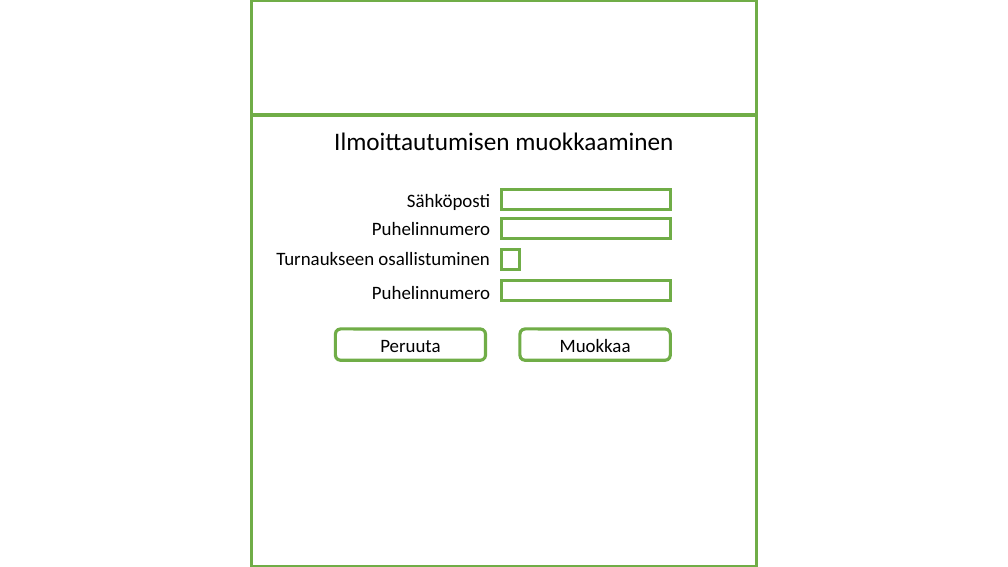
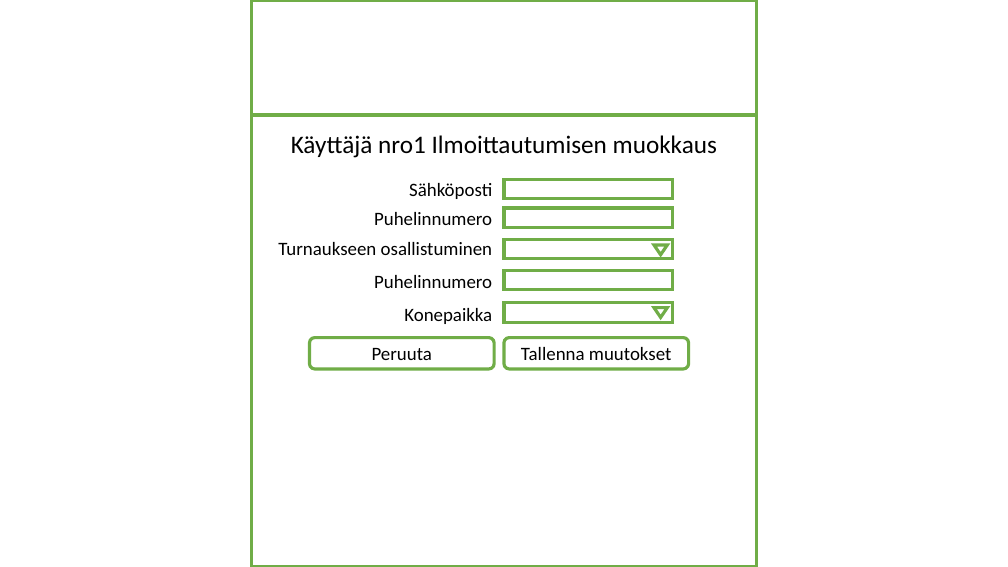
Before and after one commit to otsku/leenankurssi, a slide deck: slide 3 of laniprojekti/Käyttötapaukset.pptx (slide 4 before the commit). Drawn at 1008x567 pixels with LibreOffice and Linux fonts; fonts in the diff are those of the drawing. Boxes give left, top, right and bottom in pixels: in the first picture for what was removed or moved away, otherwise in the second. Text is boxed around its words. In the diff, an @@ line names an element or a change of style, - is before the commit and + after.

```diff
--- a/laniprojekti/Käyttötapaukset.pptx
+++ b/laniprojekti/Käyttötapaukset.pptx
@@ rectangle "Käyttäjä nro1 Ilmoittautumisen muokkaus": place and size @@
-rectangle "Käyttäjä nro1 Ilmoittautumisen muokkaus" at <box>321,126,688,154</box>
+rectangle "Käyttäjä nro1 Ilmoittautumisen muokkaus" at <box>280,129,729,158</box>
@@ text in rectangle at <box>291,135,717,158</box>: text changed @@
-Ilmoittautumisen muokkaaminen
+Käyttäjä nro1 Ilmoittautumisen muokkaus
@@ rectangle: place and size @@
-rectangle at <box>502,250,520,269</box>
+rectangle at <box>504,239,673,259</box>
@@ triangle added at <box>654,245,668,255</box>, fill #FFFFFF, outline #70AD47 3 pt @@
@@ 3 rectangles: place and size @@
-3 rectangles at <box>333,191,498,300</box>
+3 rectangles at <box>336,180,500,290</box>
@@ 4 rectangles: place and size @@
-4 rectangles at <box>267,190,671,300</box>
+4 rectangles at <box>269,179,673,290</box>
@@ rectangle added at <box>336,305,500,322</box>, fill #FFFFFF, outline #FFFFFF 3 pt, 18 pt, text #000000 @@
+Konepaikka
@@ rectangle added at <box>504,303,673,323</box>, fill #FFFFFF, outline #70AD47 3 pt @@
@@ rounded rectangle removed at <box>520,329,671,360</box> @@
-Muokkaa
@@ triangle added at <box>654,308,668,318</box>, fill #FFFFFF, outline #70AD47 3 pt @@
@@ rounded rectangle "Peruuta": place and size @@
-rounded rectangle "Peruuta" at <box>336,329,486,360</box>
+rounded rectangle "Peruuta" at <box>309,338,494,369</box>
@@ rounded rectangle added at <box>504,338,689,369</box>, fill #FFFFFF, outline #70AD47 3 pt, 18 pt, text #000000 @@
+Tallenna muutokset
```
Also in this commit, not shown: 2 other slides changed, 2 other files.
